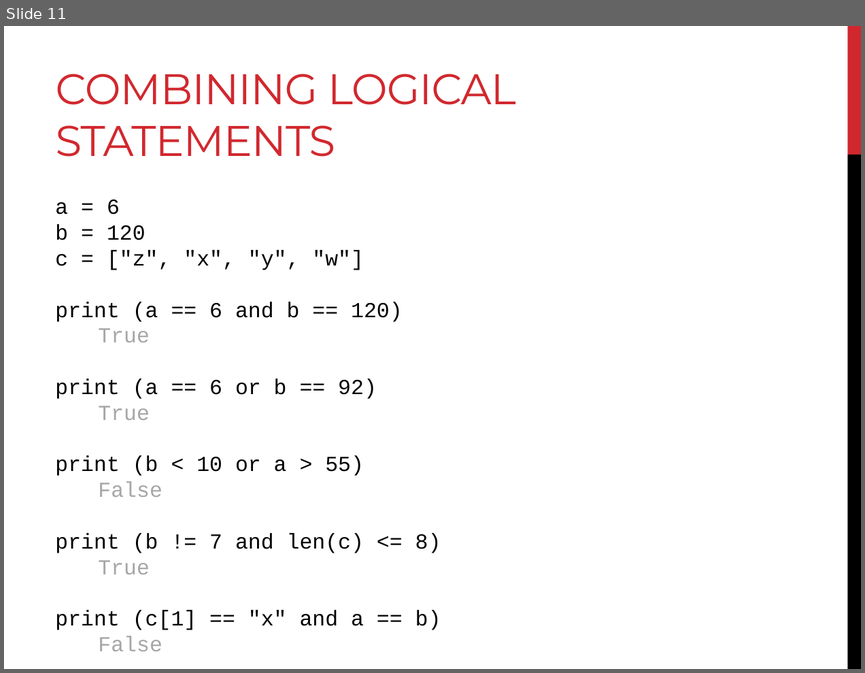
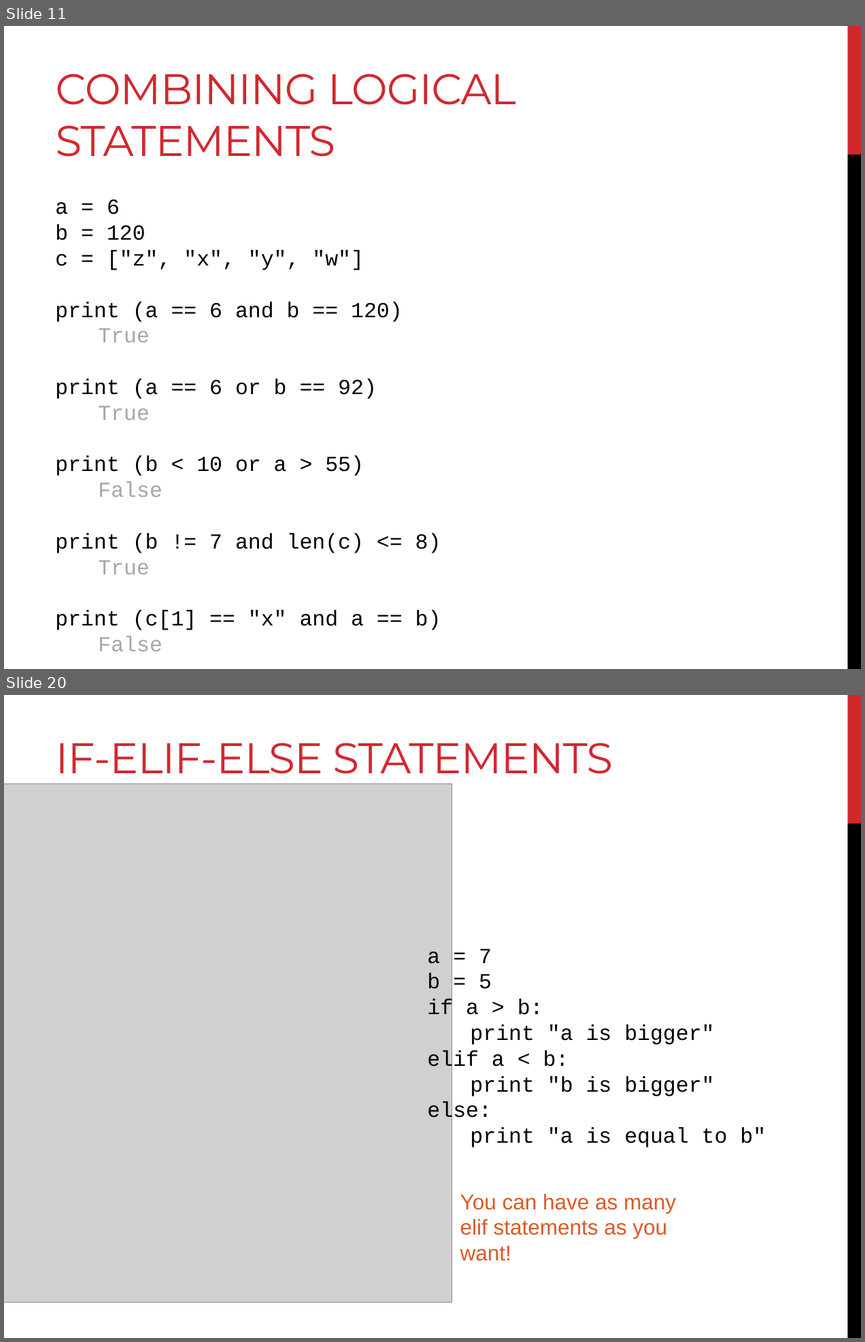
Before and after one commit to BjornFJohansson/ccbb_bigdata2015_python, a slide deck: slides/day2_slides.pptx. Shown one above the other, each under a label of ours: slide 11 before the commit, slides 11 and 20 after it; the slides between them are not shown. The pictures are 865x673 and 865x1342 pixels, drawn with LibreOffice and Linux fonts; fonts in the diff are those of the drawing; grey boxes stand for pictures. Boxes give left, top, right and bottom in pixels: in the first picture for what was removed or moved away, otherwise in the second. Text is boxed around its words. In the diff, an @@ line names an element or a change of style, - is before the commit and + after.

```diff
--- a/slides/day2_slides.pptx
+++ b/slides/day2_slides.pptx
@@ slide 20 added at [4, 695, 861, 1338], background #FFFFFF; not listed: 2 template elements that a slide beside it also shows @@
@@ title added at [56, 743, 613, 784], 36 pt, text #D1282E @@
+IF-ELIF-ELSE STATEMENTS
@@ picture added at [4, 784, 452, 1302] @@
@@ text added at [427, 949, 766, 1147], 18 pt, text #000000 @@
+a = 7
+b = 5
+if a > b:
+print "a is bigger"
+elif a < b:
+print "b is bigger"
+else:
+print "a is equal to b"
@@ text added at [460, 1193, 676, 1261], 18 pt, text #DC5924 @@
+You can have as many elif statements as you want!
```
Also in this commit, not shown: 2 slides changed, 29 other slides added, 1 slide removed, 1 other file.
